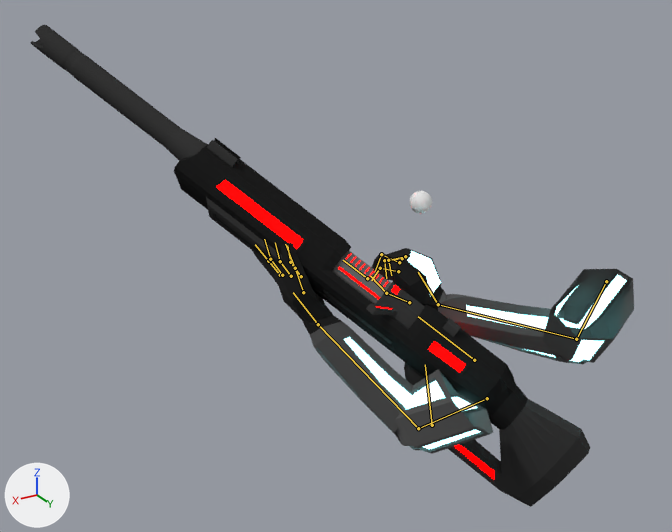
Before and after pictures for a commit that changed the Blender file Assets/weapons/carbine/carbine_arms.blend.
Camera for both pictures: a 50 mm lens placed at (46.7, 47.7, 27.7), pointed at (7.9, -17.0, -4.6). The lights are fixed; the arrows at lower left show +X, +Y and +Z. Both versions are drawn at frame 90 of the action 'gun ArmatureAction'; the numbers are the values there. The bones that bend it are drawn over the model as lines.

Names of what the first picture shows: 'arms', 'carbine'.
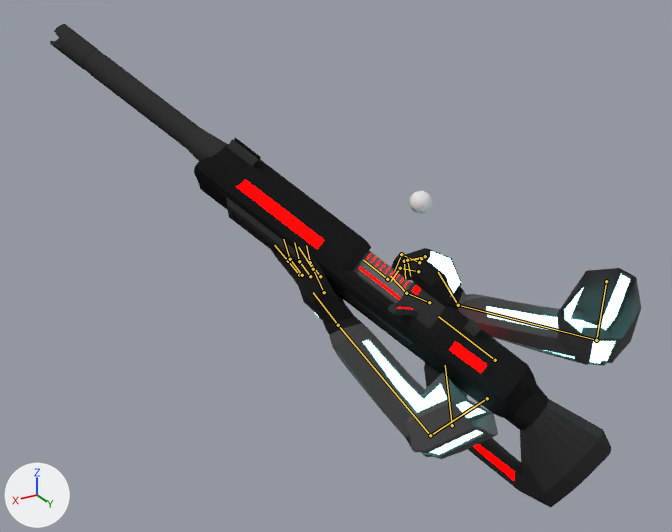
Edits to the bpy script that builds the scene:
```text
Change bone_thumb1_l:
    where bone_thumb1_l = bpy.data.objects['FPSArms'].pose.bones['Thumb1.L']  # child of 'Palm.L'
    bone_thumb1_l.rotation_quaternion: (1.0, 0.0, 0.0, 0.0) -> (0.996, -0.015, -0.022, -0.084)  # degrees (0, 0, 0) -> degrees (-2, -3, -10)
Change bone_thumb2_l:
    where bone_thumb2_l = bpy.data.objects['FPSArms'].pose.bones['Thumb2.L']  # child of 'Thumb1.L'
    bone_thumb2_l.rotation_quaternion: (1.0, 0.0, 0.0, 0.0) -> (0.998, -0.067, -0.011, 0.016)  # degrees (0, 0, 0) -> degrees (-8, -1, 2)
Change bone_handik_r:
    where bone_handik_r = bpy.data.objects['FPSArms'].pose.bones['HandIK.R']  # child of 'root'
    bone_handik_r.location: (-0.64, -2.56, -2.21) -> (-0.9, -2.39, -1.96)
Change bone_barrel_frame:
    where bone_barrel_frame = bpy.data.objects['gun Armature'].pose.bones['barrel/frame']
    bone_barrel_frame.location: (8.13, -14.39, -3.76) -> (6.77, -15.02, -4.61)
```

Pixel boxes (x1, y1, x2, y2) of what changed, in the pictures (672 x 532 px):
'carbine', posed: before (31, 25, 590, 507); after (50, 24, 611, 508)
'arms', posed: before (253, 242, 634, 454); after (271, 245, 641, 459)
bone 'Thumb1.L', root to tip: before (303, 292) to (295, 268); after (324, 292) to (313, 269)
bone 'Thumb2.L', root to tip: before (295, 268) to (285, 244); after (313, 269) to (298, 247)
bone 'barrel/frame', root to tip: before (432, 425) to (425, 364); after (452, 425) to (445, 365)
